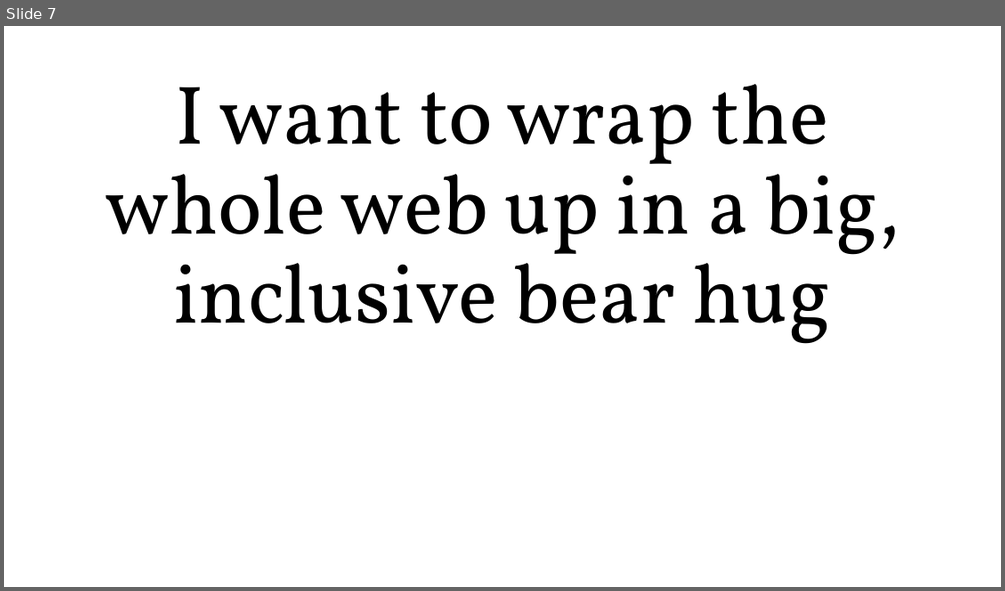
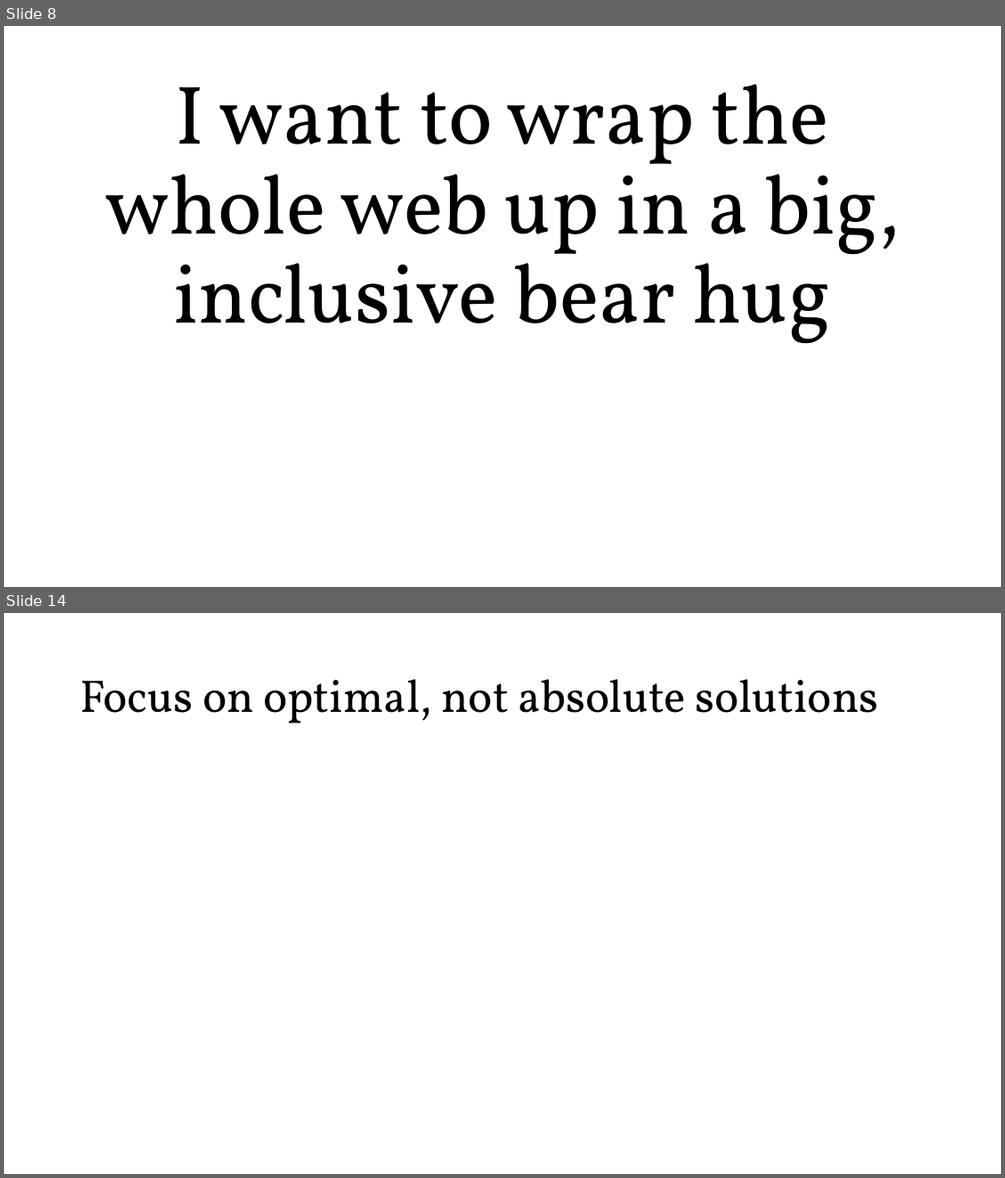
Before and after one commit to roblarsen/rob-larsen-presentations, a slide deck: wild-world-web.pptx. Shown one above the other, each under a label of ours: slide 7 before the commit, slides 8 and 14 after it; the slides between them are not shown. The pictures are 1005x591 and 1005x1178 pixels, drawn with LibreOffice and Linux fonts; fonts in the diff are those of the drawing; background and template pictures are left out. Boxes give left, top, right and bottom in pixels: in the first picture for what was removed or moved away, otherwise in the second. Text is boxed around its words. In the diff, an @@ line names an element or a change of style, - is before the commit and + after.

```diff
--- a/wild-world-web.pptx
+++ b/wild-world-web.pptx
@@ slide 14 added at (4,613,1001,1174), background picture (left out) @@
@@ title added at (80,679,878,723), 44 pt, text #000000 @@
+Focus on optimal, not absolute solutions
@@ what was slide 7 is now slide 8 @@
```
Also in this commit, not shown: 21 other slides added.
